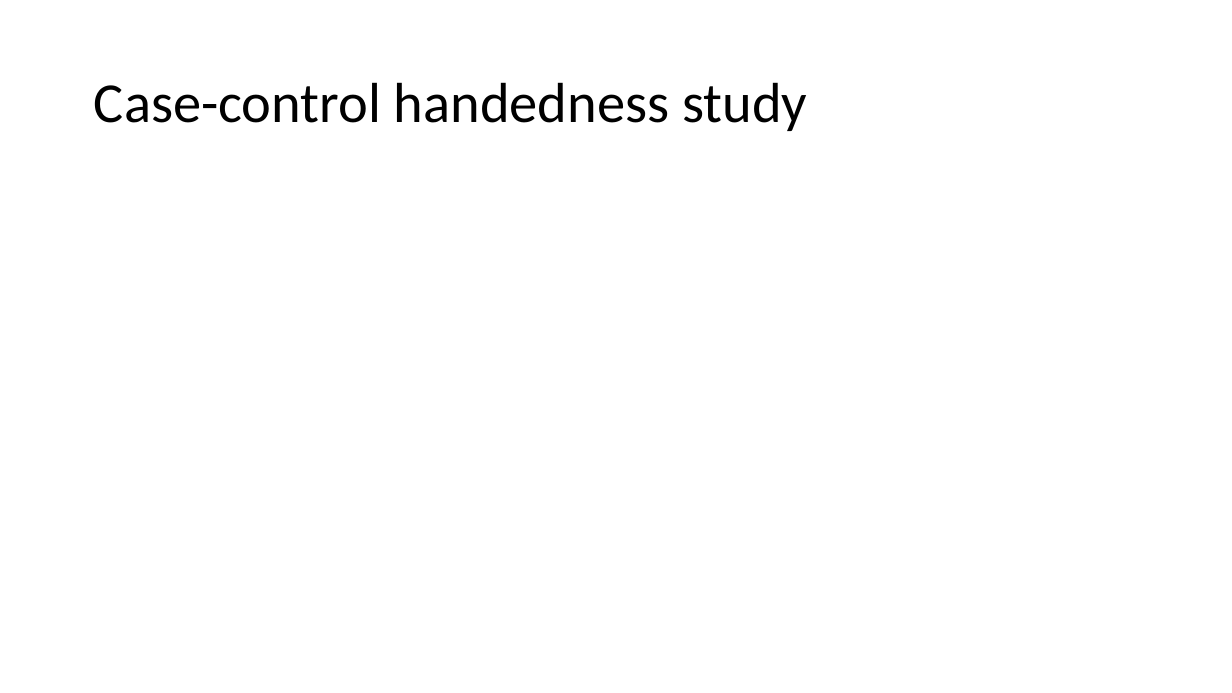
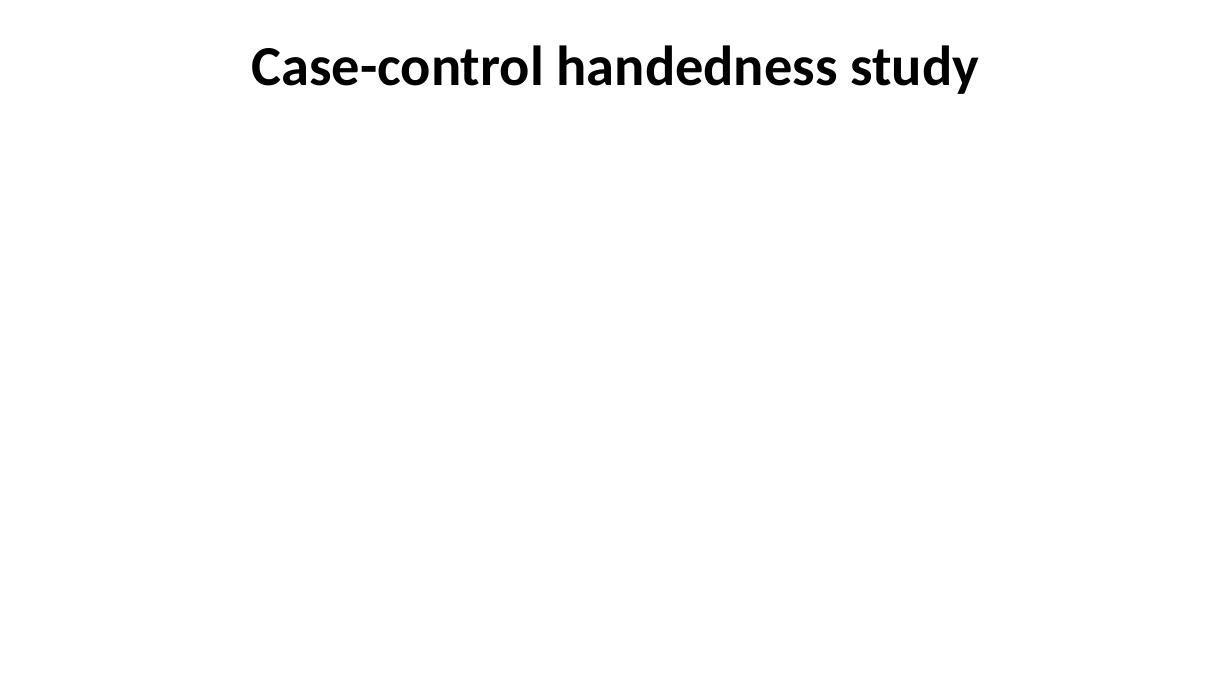
Before and after one commit to igarcia17/EHI_laterality, a slide deck: slide 9 of NorthSeaLateralityCongress_InesGarciaOrtiz.pptx (slide 11 before the commit). Drawn at 1232x693 pixels with LibreOffice and Linux fonts; fonts in the diff are those of the drawing. Boxes give left, top, right and bottom in pixels: in the first picture for what was removed or moved away, otherwise in the second. Text is boxed around its words. In the diff, an @@ line names an element or a change of style, - is before the commit and + after.

```diff
--- a/NorthSeaLateralityCongress_InesGarciaOrtiz.pptx
+++ b/NorthSeaLateralityCongress_InesGarciaOrtiz.pptx
@@ title "Case-control handedness study": place and size @@
-title "Case-control handedness study" at [94, 82, 807, 131]
+title "Case-control handedness study" at [251, 45, 979, 94]
@@ title "Case-control handedness study" at [251, 45, 979, 94]: bold on; alignment left to centre @@
```
Also in this commit, not shown: 3 other slides changed, 2 slides removed, 32 other files.
